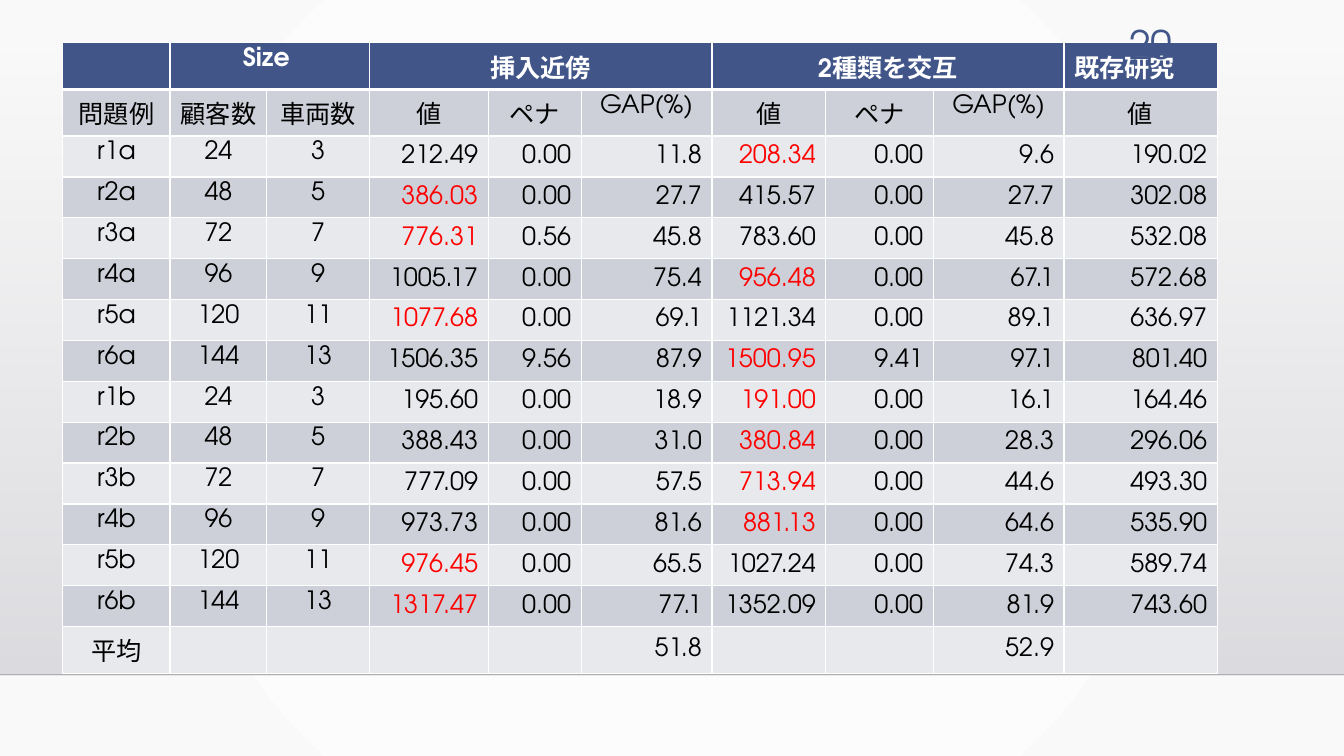
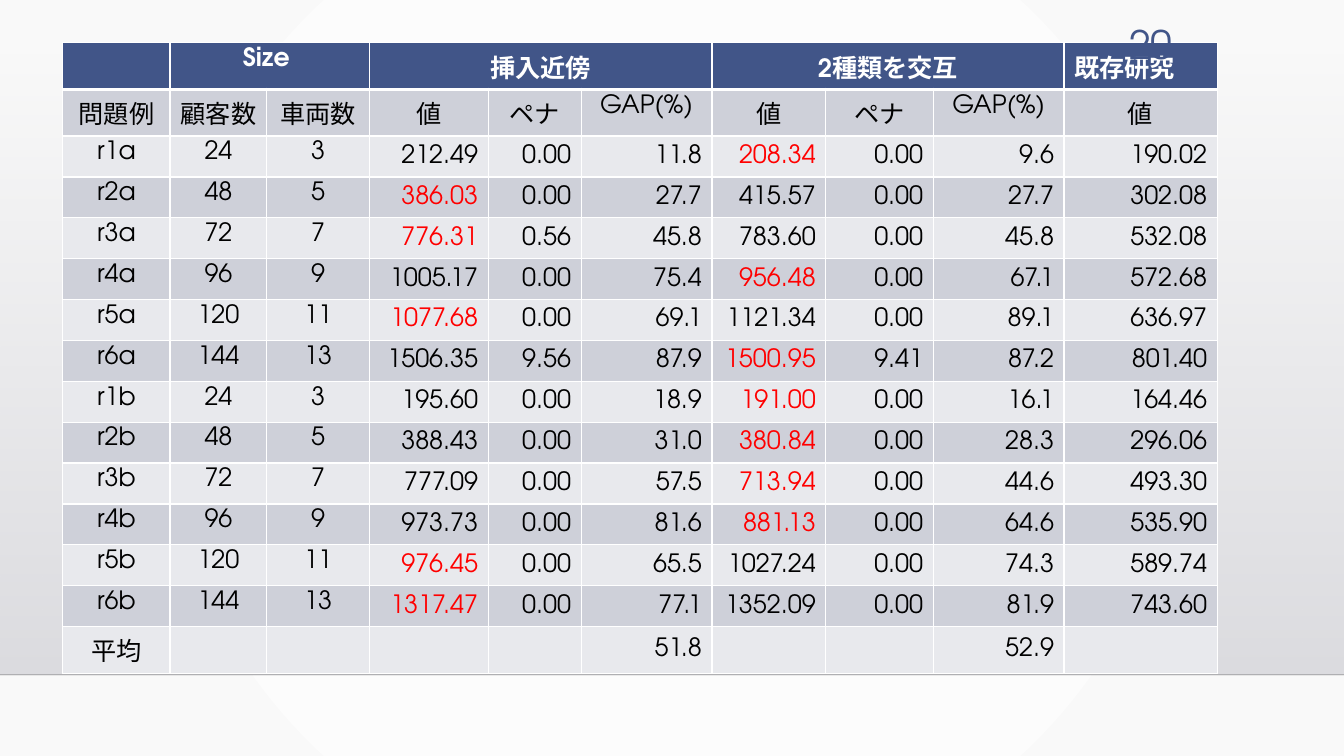
Before and after one commit to kotaro400/DARP, a slide deck: slide 20 of 卒論発表_10分用.pptx. Drawn at 1344x756 pixels with LibreOffice and Linux fonts; fonts in the diff are those of the drawing; background and template pictures are left out. Boxes give left, top, right and bottom in pixels: in the first picture for what was removed or moved away, otherwise in the second. Text is boxed around its words. In the diff, an @@ line names an element or a change of style, - is before the commit and + after.

```diff
--- a/卒論発表_10分用.pptx
+++ b/卒論発表_10分用.pptx
@@ table at (x1=63, y1=43, x2=1218, y2=666) @@
-row 8, column 9: 97.1
+row 8, column 9: 87.2
```
Also in this commit, not shown: 2 other slides changed.
